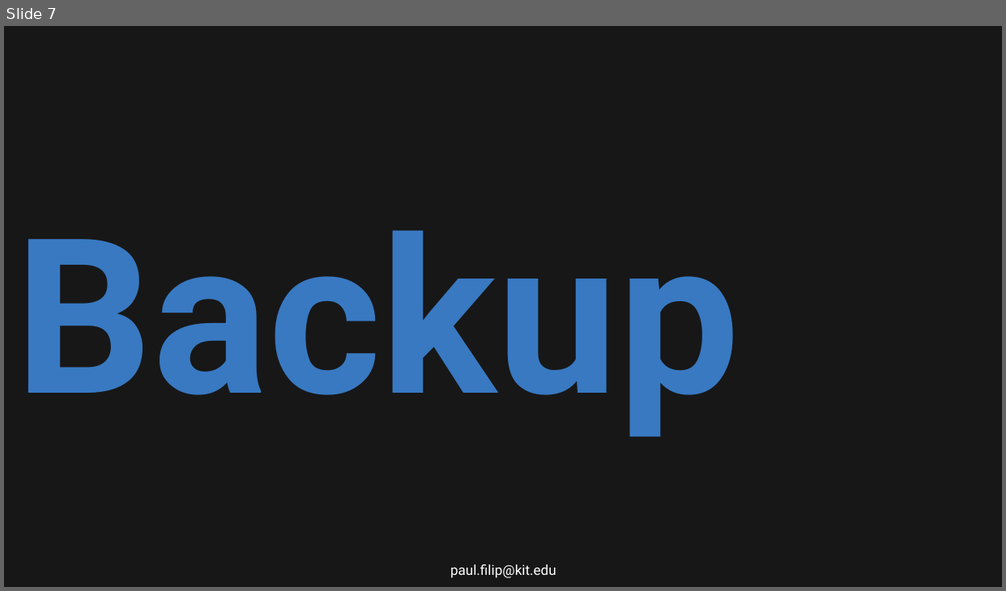
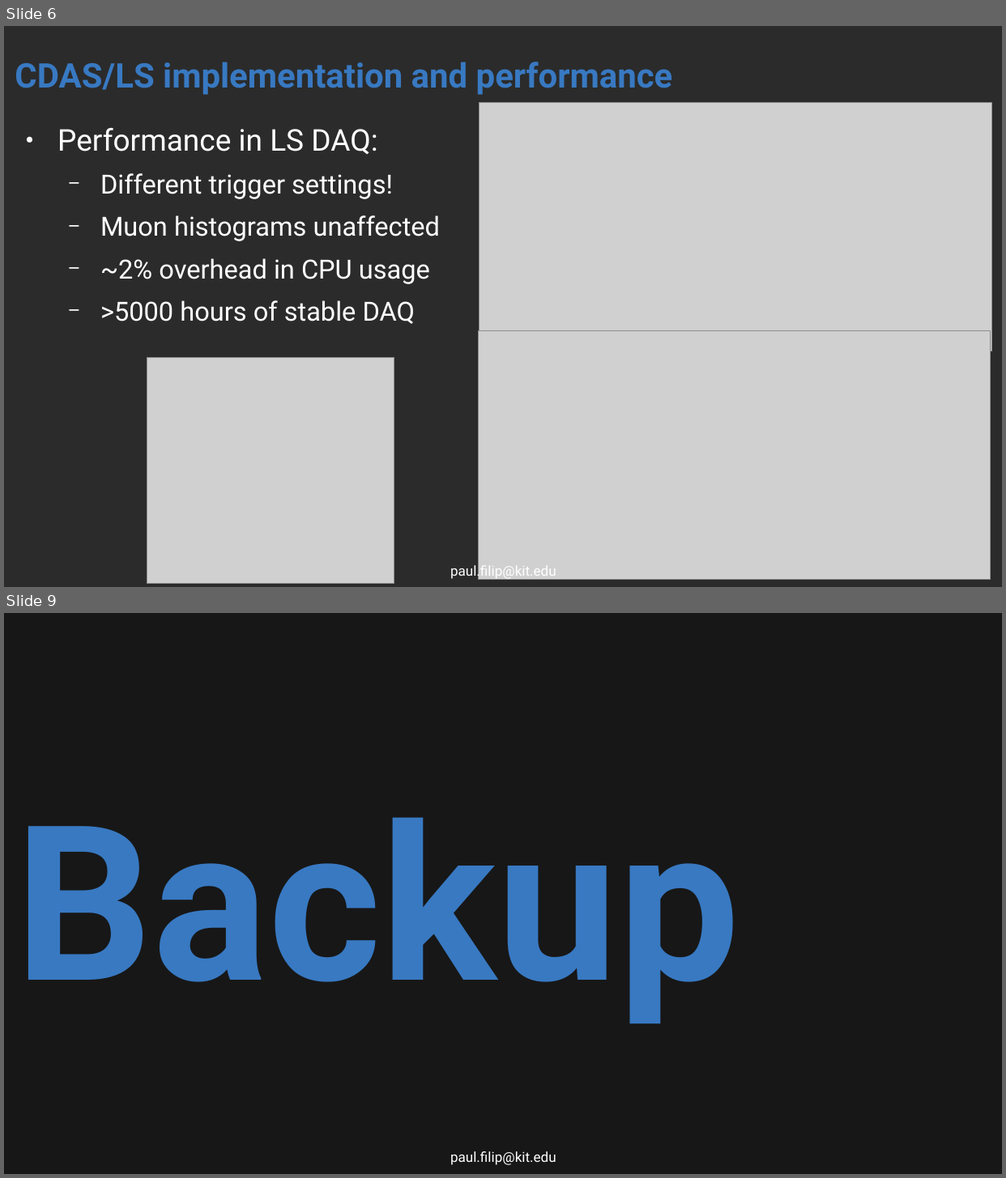
Before and after one commit to Quizznor/phd-thesis, a slide deck: Outreach/malargue_mar_2025/mip_online_calibration/calibration_session_2025_03_9_filip_online_mip.odp. Shown one above the other, each under a label of ours: slide 7 before the commit, slides 6 and 9 after it; the slides between them are not shown. The pictures are 1006x591 and 1006x1178 pixels, drawn with LibreOffice and Linux fonts; fonts in the diff are those of the drawing; grey boxes stand for pictures; background and template pictures are left out; a plain dark background stands for a picture behind light text. Boxes give left, top, right and bottom in pixels: in the first picture for what was removed or moved away, otherwise in the second. Text is boxed around its words. In the diff, an @@ line names an element or a change of style, - is before the commit and + after.

```diff
--- a/Outreach/malargue_mar_2025/mip_online_calibration/calibration_session_2025_03_9_filip_online_mip.odp
+++ b/Outreach/malargue_mar_2025/mip_online_calibration/calibration_session_2025_03_9_filip_online_mip.odp
@@ slide 6 added at bbox=[4, 26, 1002, 587], background picture (left out) @@
@@ title added at bbox=[15, 62, 673, 95], 27 pt, text #3879C2, bold @@
+CDAS/LS implementation and performance
@@ picture added at bbox=[479, 103, 992, 352] @@
@@ text added at bbox=[57, 128, 441, 324], 21 pt, text #FFFFFF @@
+● Performance in LS DAQ:
+  − Different trigger settings!
+  − Muon histograms unaffected
+  − ~2% overhead in CPU usage
+  − >5000 hours of stable DAQ
@@ picture added at bbox=[479, 331, 991, 580] @@
@@ picture added at bbox=[147, 357, 394, 584] @@
@@ text added at bbox=[450, 563, 556, 579], 11 pt, text #FFFFFF @@
+paul.filip@kit.edu
@@ what was slide 7 is now slide 9 @@
```
Also in this commit, not shown: 2 slides changed, 2 other slides added, 8 other files.
